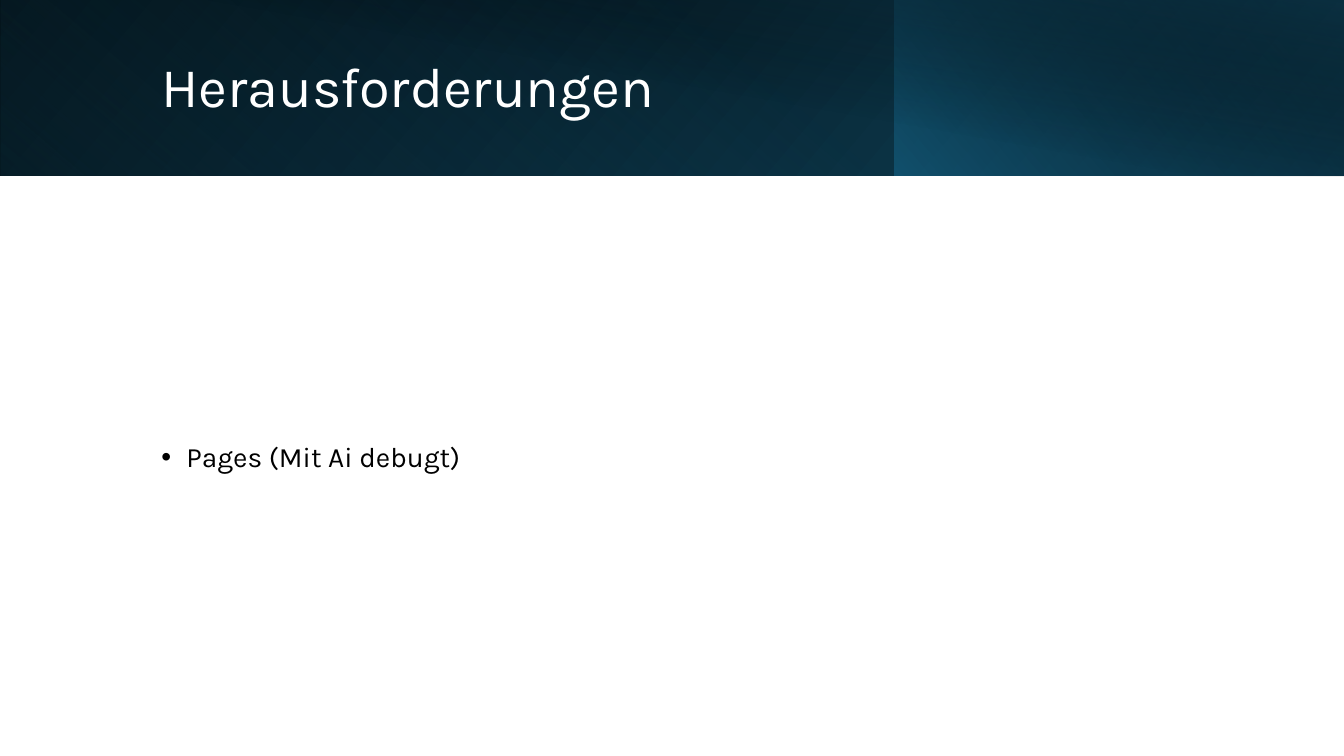
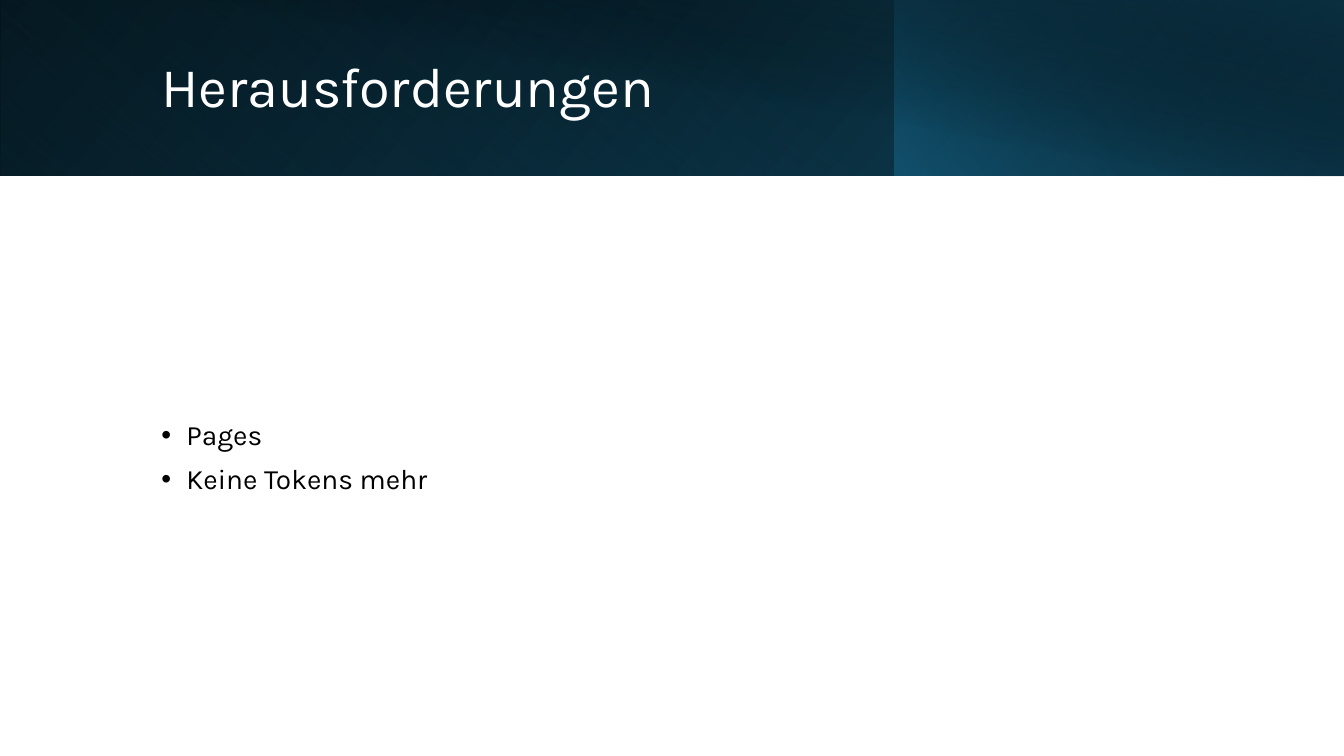
Before and after one commit to LorisSuperstar/m293, a slide deck: slide 5 of LB2/LB2.pptx. Drawn at 1344x756 pixels with LibreOffice and Linux fonts; fonts in the diff are those of the drawing. Boxes give left, top, right and bottom in pixels: in the first picture for what was removed or moved away, otherwise in the second. Text is boxed around its words. In the diff, an @@ line names an element or a change of style, - is before the commit and + after.

Commit message:
add things to ppt

```diff
--- a/LB2/LB2.pptx
+++ b/LB2/LB2.pptx
@@ text at (186,427,428,490): text changed @@
-• Pages (Mit Ai debugt)
+• Pages
+• Keine Tokens mehr
```
Also in this commit, not shown: 1 other slide changed, 1 other file.
